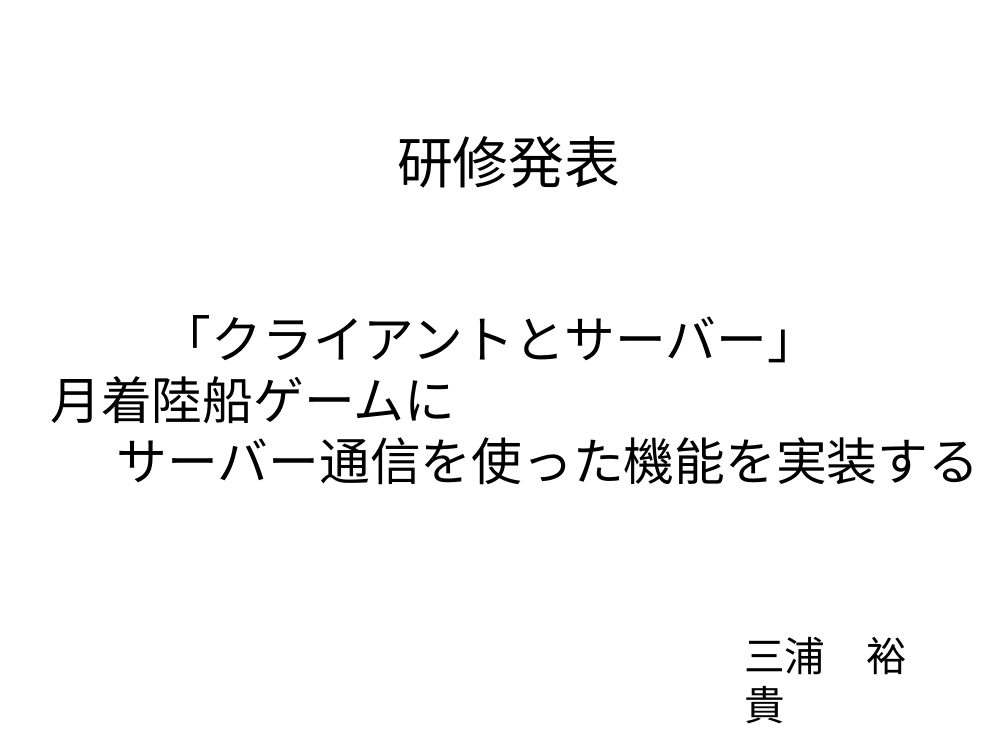
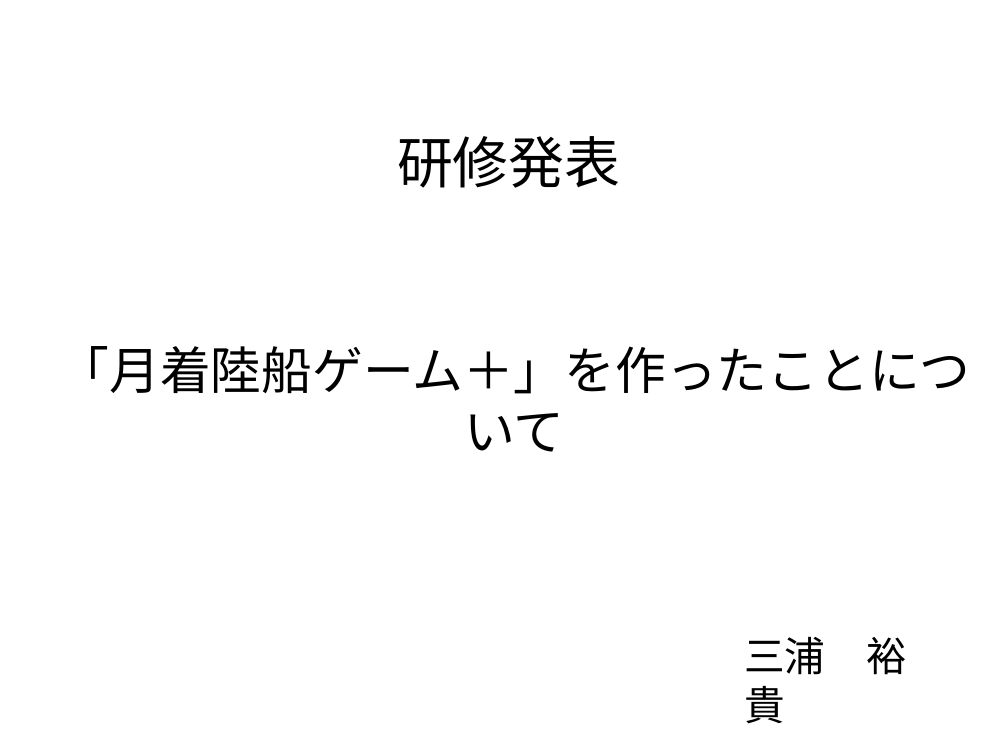
Before and after one commit to Miura0425/LunarLander_Art, a slide deck: slide 1 of 「クライアントとサーバー」発表資料.pptx. Drawn at 1008x756 pixels with LibreOffice and Linux fonts; fonts in the diff are those of the drawing. Boxes give left, top, right and bottom in pixels: in the first picture for what was removed or moved away, otherwise in the second. Text is boxed around its words. In the diff, an @@ line names an element or a change of style, - is before the commit and + after.

```diff
--- a/「クライアントとサーバー」発表資料.pptx
+++ b/「クライアントとサーバー」発表資料.pptx
@@ text at [59, 346, 971, 452]: text changed @@
-「クライアントとサーバー」
-月着陸船ゲームに
-サーバー通信を使った機能を実装する
+「月着陸船ゲーム＋」を作ったことについて
```
Also in this commit, not shown: 5 other slides changed, 17 slides added, 1 slide removed, 3 other files.
